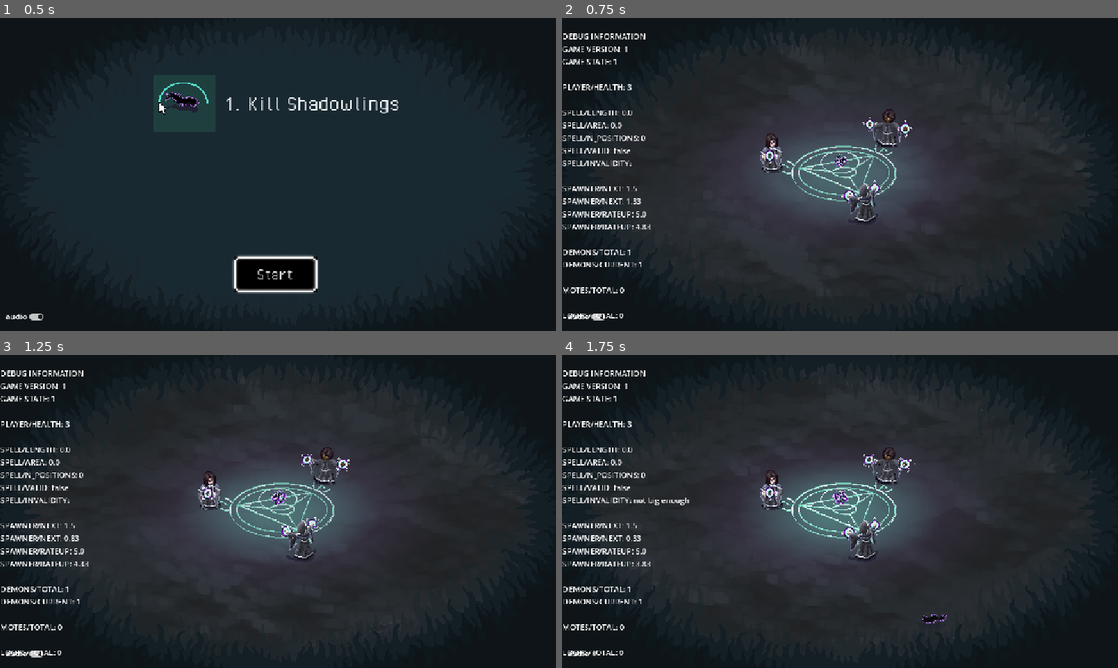
Above: before the commit, frames 1-4 (two rows, left to right).
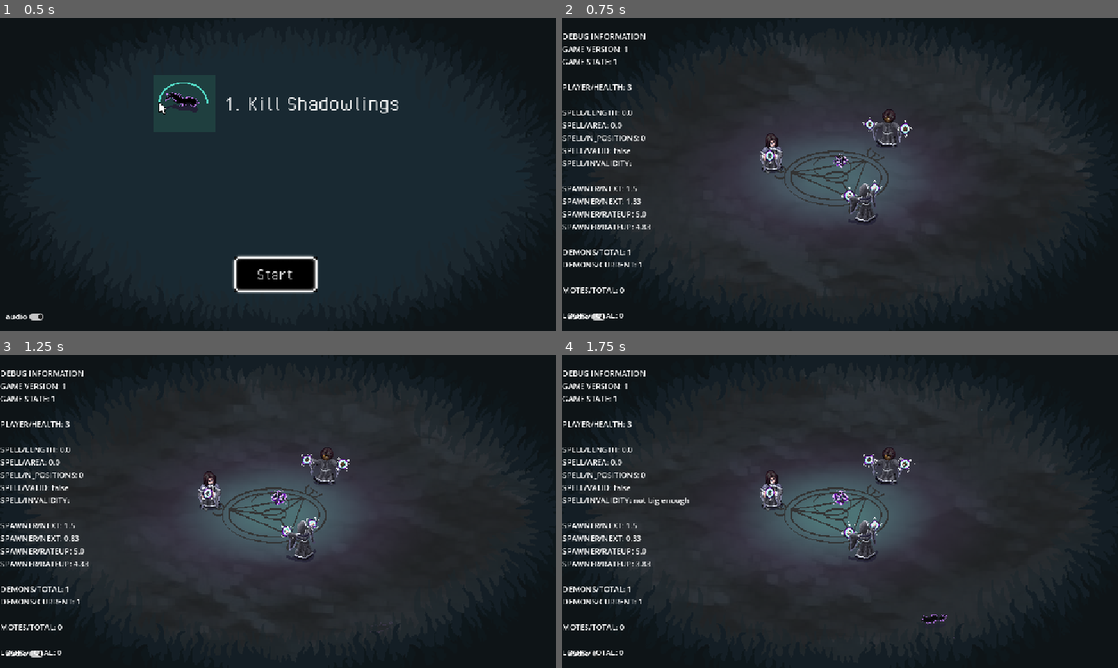
Above: after the commit, the same moments.

Repository: alifeee/loop
Game: Godot game, scene res://scenes/main.tscn
The game is run twice, just before and just after one commit, with the same random seed, the same clock (stepped at 60 frames per second) and the same inputs.
Inputs:
- Up to frame 1 (0.5 s): no input
- Up to frame 2 (0.75 s): click "Start" at 0.5 s
- Up to frame 3 (1.25 s): no input
- Up to frame 4 (1.75 s): click "audio" at 1.25 s

Frame 1 is identical in both runs. In frame 2, 1.1% of the frame differs, in the area x 38-61%, y 40-63%; in frame 3, 1.1%; in frame 4, 1.1%.

Commit message:
add shader to fill middle

Diff:
--- a/scenes/game.tscn
+++ b/scenes/game.tscn
@@ -485,14 +485,13 @@
 [ext_resource type="Script" uid="uid://c58kl0mda5nqe" path="res://scripts/loops.gd" id="483_0gguc"]
 [ext_resource type="Script" uid="uid://cis34mrvusi2o" path="res://scripts/spawner.gd" id="483_7nklg"]
 [ext_resource type="Script" uid="uid://hk7nfw1jlh" path="res://scripts/centre.gd" id="483_28se1"]
-[ext_resource type="Texture2D" uid="uid://b4t0w5gm8f7jr" path="res://assets/non-animations/Ellipse.png" id="484_7nklg"]
 [ext_resource type="PackedScene" uid="uid://c23vyokedh25j" path="res://scenes/loop.tscn" id="484_lu11l"]
 [ext_resource type="Script" uid="uid://wlnvx3xswlxi" path="res://scripts/flicker.gd" id="485_dcx0s"]
 [ext_resource type="PackedScene" uid="uid://cxikwibxofj3t" path="res://scenes/magic_segment.tscn" id="485_klk3u"]
 [ext_resource type="Texture2D" uid="uid://dd88vc85umu73" path="res://assets/animations/portal/portal_opening_sprite.png" id="487_5wsge"]
 [ext_resource type="Texture2D" uid="uid://d2oxcqjf8ihlb" path="res://assets/animations/portal/portal_open_sprite.png" id="488_lu11l"]
+[ext_resource type="PackedScene" uid="uid://bg6cclgym6yn0" path="res://scenes/runes.tscn" id="488_og3so"]
 [ext_resource type="Texture2D" uid="uid://cleacvb483w7q" path="res://assets/animations/portal/portal_summoning_spirte.png" id="489_klk3u"]
-[ext_resource type="Texture2D" uid="uid://o6n03wlvkl1o" path="res://assets/non-animations/runes.png" id="490_uj66t"]
 [ext_resource type="Texture2D" uid="uid://bxfqa5s4dtr7e" path="res://assets/animations/wizards/wizard1.png" id="491_og3so"]
 [ext_resource type="PackedScene" uid="uid://bbi6850r4kbrr" path="res://scenes/wizard_particles.tscn" id="492_uj66t"]
 [ext_resource type="Texture2D" uid="uid://b5gxhyr86q5is" path="res://assets/animations/wizards/wizard2.png" id="493_xvay4"]
@@ -2214,55 +2213,12 @@
 hats_array = [NodePath("../Wizards/Hat3"), NodePath("../Wizards/Hat2"), NodePath("../Wizards/Hat1")]
 
 [node name="CentreCollider" type="CollisionShape2D" parent="Centre"]
-position = Vector2(1, 0)
 rotation = 1.5708
 shape = SubResource("CapsuleShape2D_kagel")
 one_way_collision_margin = 0.0
 
-[node name="Runes" type="Node2D" parent="."]
-
-[node name="PortalGlowOuter" type="Sprite2D" parent="Runes"]
-self_modulate = Color(0.372549, 0.282353, 0.45098, 0.490196)
-position = Vector2(576, 324)
-scale = Vector2(0.5, 0.5)
-texture = ExtResource("484_7nklg")
-script = ExtResource("485_dcx0s")
-stoponlose = true
-base_size = 0.5
-flicker_amplitude = 0.02
-alpha_flickering = true
-base_alpha = 0.5
-alpha_amplitude = 0.1
-flicker_time_min = 1.0
-flicker_time_max = 1.0
-
-[node name="PortalGlow" type="Sprite2D" parent="Runes"]
-self_modulate = Color(0.352941, 0.709804, 0.631373, 0.333333)
-position = Vector2(576, 324)
-scale = Vector2(0.3, 0.3)
-texture = ExtResource("484_7nklg")
-script = ExtResource("485_dcx0s")
-stoponlose = true
-base_size = 0.3
-flicker_amplitude = 0.02
-alpha_flickering = true
-base_alpha = 0.4
-alpha_amplitude = 0.1
-flicker_time_min = 1.0
-flicker_time_max = 1.0
-
-[node name="Runes" type="Sprite2D" parent="Runes"]
-position = Vector2(575, 324)
-scale = Vector2(1.17969, 1.26172)
-texture = ExtResource("490_uj66t")
-script = ExtResource("485_dcx0s")
-stoponlose = true
-base_size = 1.18
-alpha_flickering = true
-base_alpha = 0.8
-alpha_amplitude = 0.2
-flicker_time_min = 0.05
-flicker_time_max = 0.1
+[node name="Runes" parent="." instance=ExtResource("488_og3so")]
+position = Vector2(567, 330)
 
 [node name="Portal" type="AnimatedSprite2D" parent="."]
 z_index = 9
--- /dev/null
+++ b/scenes/runes.tscn
@@ -0,0 +1,54 @@
+[gd_scene load_steps=7 format=3 uid="uid://bg6cclgym6yn0"]
+
+[ext_resource type="Script" uid="uid://thkcth5aewn" path="res://scripts/runes.gd" id="1_h73dg"]
+[ext_resource type="Texture2D" uid="uid://b4t0w5gm8f7jr" path="res://assets/non-animations/Ellipse.png" id="1_u7eui"]
+[ext_resource type="Script" uid="uid://wlnvx3xswlxi" path="res://scripts/flicker.gd" id="2_7j2l4"]
+[ext_resource type="Shader" uid="uid://cjicvixgx1r2r" path="res://shaders/runes.gdshader" id="3_7j2l4"]
+[ext_resource type="Texture2D" uid="uid://o6n03wlvkl1o" path="res://assets/non-animations/runes.png" id="3_h73dg"]
+
+[sub_resource type="ShaderMaterial" id="ShaderMaterial_h73dg"]
+shader = ExtResource("3_7j2l4")
+shader_parameter/fill = 0.375
+
+[node name="Runes" type="Node2D" node_paths=PackedStringArray("runes")]
+script = ExtResource("1_h73dg")
+runes = NodePath("Runes")
+
+[node name="PortalGlowOuter" type="Sprite2D" parent="."]
+self_modulate = Color(0.372549, 0.282353, 0.45098, 0.490196)
+scale = Vector2(0.5, 0.5)
+texture = ExtResource("1_u7eui")
+script = ExtResource("2_7j2l4")
+base_size = 0.5
+flicker_amplitude = 0.02
+alpha_flickering = true
+base_alpha = 0.5
+alpha_amplitude = 0.1
+flicker_time_min = 1.0
+flicker_time_max = 1.0
+
+[node name="PortalGlow" type="Sprite2D" parent="."]
+self_modulate = Color(0.352941, 0.709804, 0.631373, 0.333333)
+scale = Vector2(0.3, 0.3)
+texture = ExtResource("1_u7eui")
+script = ExtResource("2_7j2l4")
+base_size = 0.3
+flicker_amplitude = 0.02
+alpha_flickering = true
+base_alpha = 0.4
+alpha_amplitude = 0.1
+flicker_time_min = 1.0
+flicker_time_max = 1.0
+
+[node name="Runes" type="Sprite2D" parent="."]
+material = SubResource("ShaderMaterial_h73dg")
+scale = Vector2(1.17969, 1.26172)
+texture = ExtResource("3_h73dg")
+offset = Vector2(-7, 3.59)
+script = ExtResource("2_7j2l4")
+base_size = 1.18
+alpha_flickering = true
+base_alpha = 0.8
+alpha_amplitude = 0.2
+flicker_time_min = 0.05
+flicker_time_max = 0.1
--- /dev/null
+++ b/scenes/test.tscn
@@ -0,0 +1,16 @@
+[gd_scene load_steps=3 format=3 uid="uid://d1yq124ly5f5r"]
+
+[ext_resource type="Texture2D" uid="uid://camjl37g7bruo" path="res://assets/non-animations/backgrounf_shadow.png" id="1_bl13t"]
+[ext_resource type="Script" uid="uid://wlnvx3xswlxi" path="res://scripts/flicker.gd" id="2_iyx0m"]
+
+[node name="Test" type="Node2D"]
+
+[node name="Shadow" type="Sprite2D" parent="."]
+z_index = 50
+position = Vector2(576, 324)
+texture = ExtResource("1_bl13t")
+script = ExtResource("2_iyx0m")
+base_size = 1.01
+flicker_amplitude = 0.01
+flicker_time_min = 0.5
+flicker_time_max = 1.0
--- a/scripts/flicker.gd
+++ b/scripts/flicker.gd
@@ -1,8 +1,6 @@
 extends Sprite2D
 ## flicker sprites :]
 ## used for shadow, portal glows, and portal runes (and maybe more!)
-
-@export var stoponlose: bool = false
 
 # Size Flikering
 @export var keep_aspect_ratio: bool
--- /dev/null
+++ b/scripts/runes.gd
@@ -0,0 +1,13 @@
+extends Node2D
+
+@export var runes: Sprite2D
+
+@export var KILLS_TO_FILL: float = 20.0
+
+func _ready() -> void:
+	runes.material.set_shader_parameter("fill", 0)
+
+func _process(_delta: float) -> void:
+	runes.material.set_shader_parameter(
+		"fill", Globals.kill_count / KILLS_TO_FILL
+	)
--- /dev/null
+++ b/shaders/runes.gdshader
@@ -0,0 +1,23 @@
+shader_type canvas_item;
+
+uniform float fill = 0;
+
+void vertex() {
+	// Called for every vertex the material is visible on.
+}
+
+void fragment() {
+	// Called for every pixel the material is visible on.
+	COLOR = texture(TEXTURE, UV);
+	float angle = atan(0.532 - UV.x, 0.473 - UV.y) + 3.14;
+	if (angle < (6.28 * (1. - fill))) {
+		COLOR.r = 0.2;
+		COLOR.g = 0.2;
+		COLOR.b = 0.2;
+	}
+}
+
+//void light() {
+//	// Called for every pixel for every light affecting the CanvasItem.
+//	// Uncomment to replace the default light processing function with this one.
+//}
Not shown: 1 places in scenes/game.tscn that only renumber resources
Not shown, added: scripts/runes.gd.uid
Not shown, added: shaders/runes.gdshader.uid
